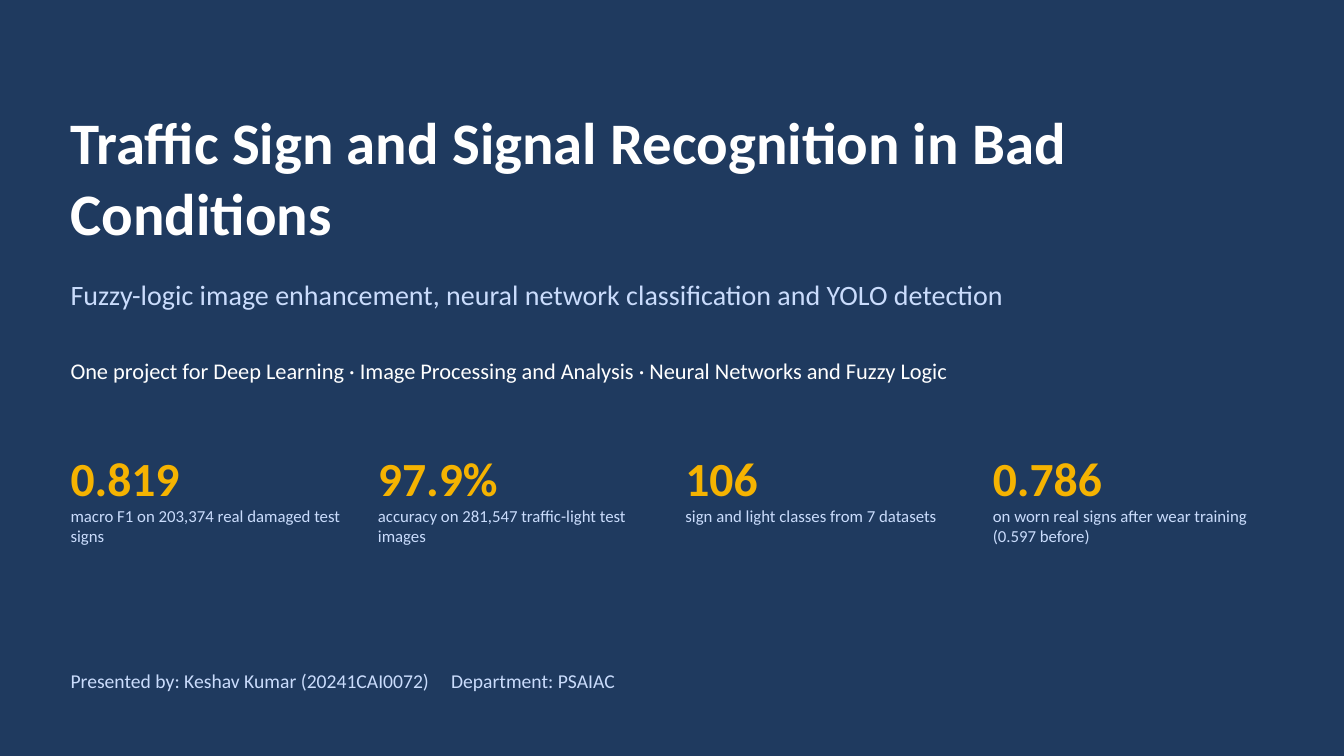
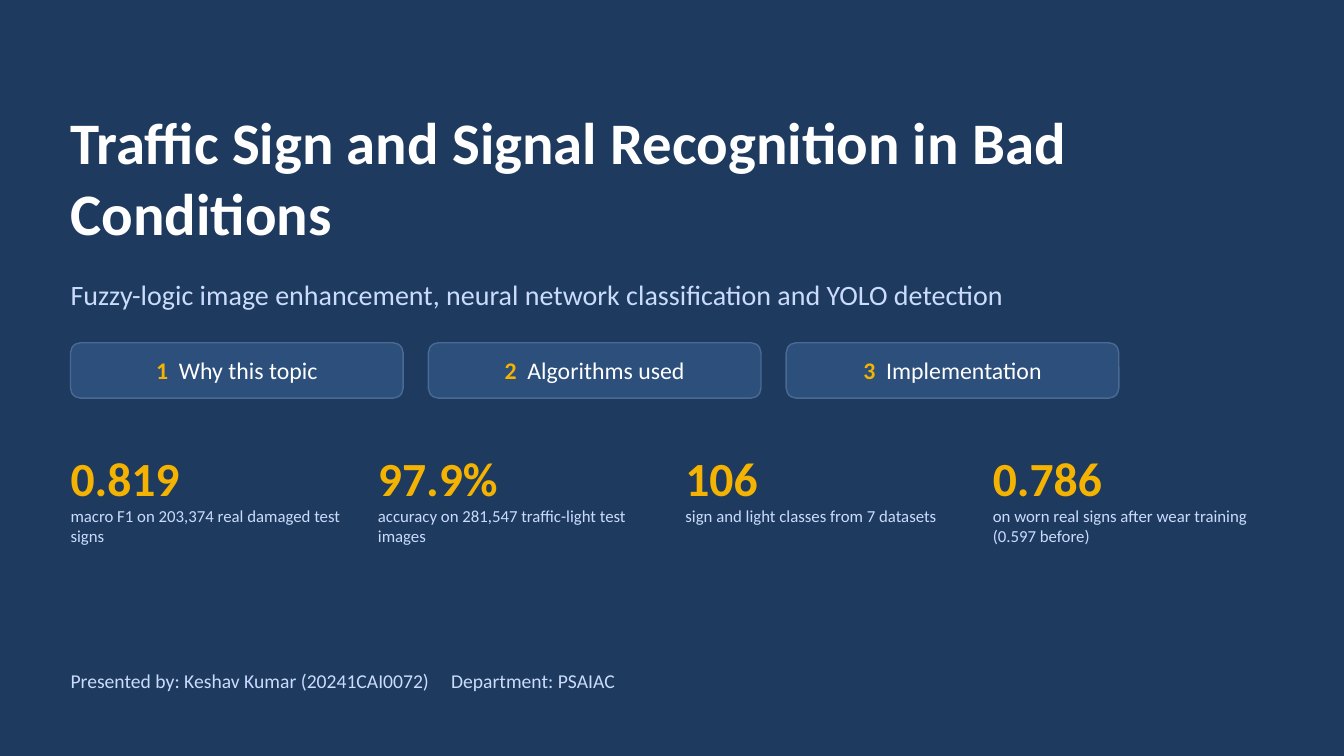
Before and after one commit to shreshav2404-code/Traffic-Sign-and-Signal-Recognition-in-Bad-Conditions, a slide deck: slide 1 of documents/report/Traffic_Sign_Recognition_Presentation.pptx. Drawn at 1344x756 pixels with LibreOffice and Linux fonts; fonts in the diff are those of the drawing. Boxes give left, top, right and bottom in pixels: in the first picture for what was removed or moved away, otherwise in the second. Text is boxed around its words. In the diff, an @@ line names an element or a change of style, - is before the commit and + after.

```diff
--- a/documents/report/Traffic_Sign_Recognition_Presentation.pptx
+++ b/documents/report/Traffic_Sign_Recognition_Presentation.pptx
@@ rounded rectangle added at box(71, 343, 403, 398), fill #2C4F7C, outline #4A6A93 1 pt, 17 pt, text #FFFFFF @@
+1 Why this topic
@@ rounded rectangle added at box(429, 343, 761, 398), fill #2C4F7C, outline #4A6A93 1 pt, 17 pt, text #FFFFFF @@
+2 Algorithms used
@@ rounded rectangle added at box(786, 343, 1119, 398), fill #2C4F7C, outline #4A6A93 1 pt, 17 pt, text #FFFFFF @@
+3 Implementation
@@ text removed at box(71, 363, 947, 383) @@
-One project for Deep Learning · Image Processing and Analysis · Neural Networks and Fuzzy Logic
```
Also in this commit, not shown: 5 other slides changed, 1 slide added, 1 slide removed, 5 other files.
